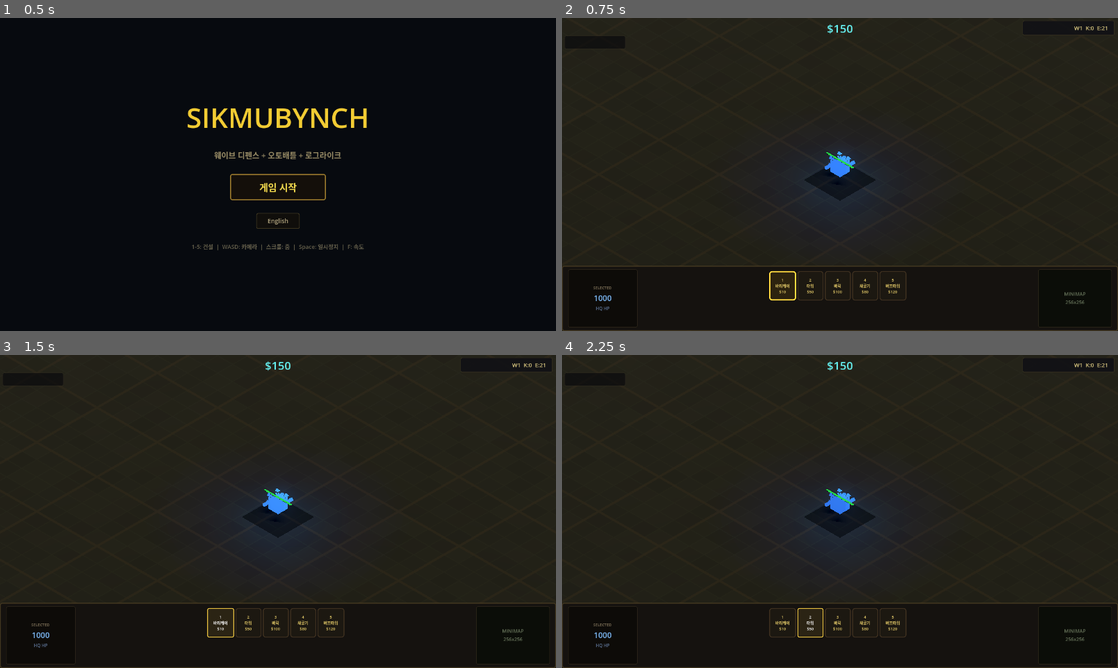
Above: before the commit, frames 1-4 (two rows, left to right).
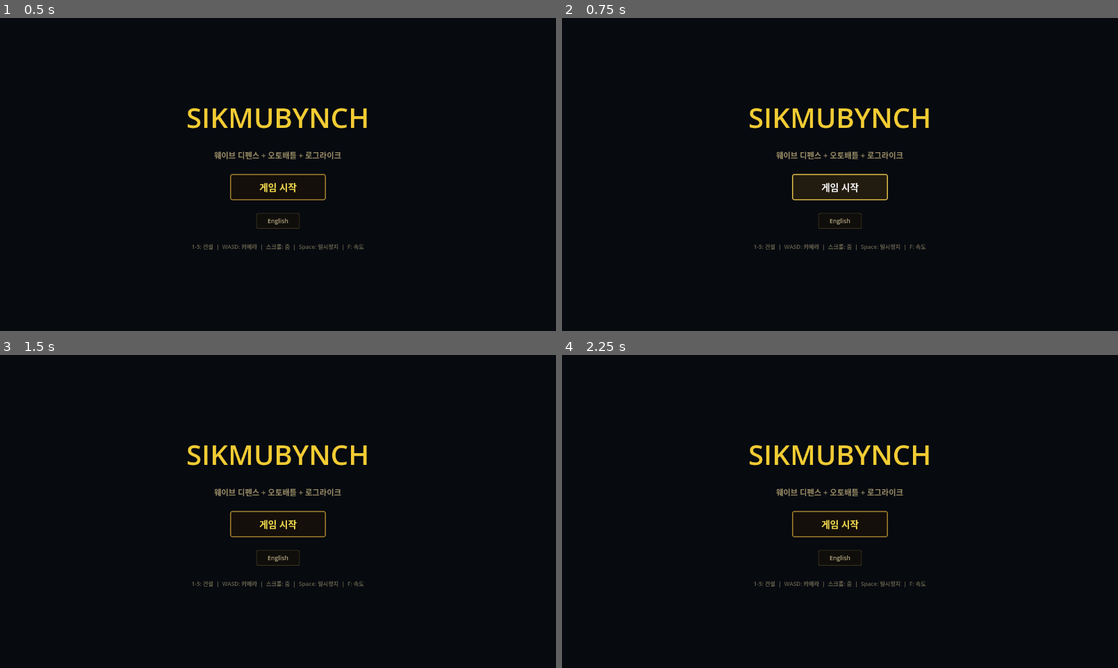
Above: after the commit, the same moments.

Repository: kingkingburger/sikmubynch
Game: Godot game, scene res://scenes/main/title.tscn
The game is run twice, just before and just after one commit, with the same random seed, the same clock (stepped at 60 frames per second) and the same inputs. Sound files missing from this copy of the repository are replaced by a short silence.
Inputs (mouse positions are in pixels of both pictures, inside the frame that each line leads up to):
- Up to frame 1 (0.5 s): no input
- Up to frame 2 (0.75 s): click "게임 시작" at 0.5 s
- Up to frame 3 (1.5 s): click (222, 624) at 1.25 s, where only the run before the commit has a clickable "1 바리케이 $10"
- Up to frame 4 (2.25 s): click (812, 624) at 2 s, where only the run before the commit has a clickable "2 타워 $50"

Frame 1 is identical in both runs. In frame 2, 79% of the frame differs, in the area x 0-100%, y 0-100%; in frame 3, 79%; in frame 4, 79%.
Error after the commit: Parse Error: Cannot infer the type of "path" variable because the value doesn't have a set type. (res://autoloads/audio_manager.gd:108)

Commit message:
사운드 시스템 + 파티클 이펙트 대폭 확충
- 프로시저럴 사운드 생성기 추가 (tools/create_sounds.py): SFX 11종 + BGM 2종
- AudioManager 확장: .wav/.mp3 지원, play_bgm_by_name() 추가
- 전체 게임 이벤트에 SFX 호출 통합 (건설/파괴/타격/사망/폭발/웨이브/시너지/보상/UI/미네랄)
- EffectsManager 신규 autoload: 건설/파괴/폭발/크리티컬/시너지/웨이브경고/보상/치유/상태이상 파티클
- 기존 파티클 강화: mineral_orb 스파클 트레일, 폭발 이펙트 링+잔불+파편

Co-Authored-By: Claude Opus 4.6 (1M context) <noreply@anthropic.com>

Diff:
--- a/project/autoloads/audio_manager.gd
+++ b/project/autoloads/audio_manager.gd
@@ -102,9 +102,22 @@
 
 func play_sfx_by_name(sfx_name: String, volume_offset_db: float = 0.0) -> void:
 	if not _sfx_cache.has(sfx_name):
-		var path := "res://assets/audio/sfx/%s.ogg" % sfx_name
+		var base := "res://assets/audio/sfx/%s" % sfx_name
+		var stream: AudioStream = null
+		for ext in [".ogg", ".wav", ".mp3"]:
+			var path := base + ext
+			if ResourceLoader.exists(path):
+				stream = load(path)
+				break
+		if stream == null:
+			return
+		_sfx_cache[sfx_name] = stream
+	play_sfx(_sfx_cache[sfx_name], volume_offset_db)
+
+func play_bgm_by_name(bgm_name: String) -> void:
+	var base := "res://assets/audio/bgm/%s" % bgm_name
+	for ext in [".ogg", ".wav", ".mp3"]:
+		var path := base + ext
 		if ResourceLoader.exists(path):
-			_sfx_cache[sfx_name] = load(path)
-		else:
+			play_bgm(load(path))
 			return
-	play_sfx(_sfx_cache[sfx_name], volume_offset_db)
--- /dev/null
+++ b/project/autoloads/effects_manager.gd
@@ -0,0 +1,487 @@
+extends Node
+
+## 파티클/비주얼 이펙트 팩토리. 재사용 가능한 이펙트 생성 함수 모음.
+
+var _tree_root: Node
+
+func _ready() -> void:
+	_tree_root = get_tree().root
+
+func _get_scene_root() -> Node:
+	var current := get_tree().current_scene
+	return current if current else _tree_root
+
+# ── Helpers ──────────────────────────────────────────────────────
+
+func _make_emissive_mat(color: Color, energy: float = 3.0) -> StandardMaterial3D:
+	var mat := StandardMaterial3D.new()
+	mat.albedo_color = color
+	mat.emission_enabled = true
+	mat.emission = color
+	mat.emission_energy_multiplier = energy
+	mat.shading_mode = BaseMaterial3D.SHADING_MODE_UNSHADED
+	return mat
+
+func _make_sphere_mesh(radius: float = 0.05) -> SphereMesh:
+	var m := SphereMesh.new()
+	m.radius = radius
+	m.height = radius * 2.0
+	m.radial_segments = 6
+	m.rings = 3
+	return m
+
+func _make_box_mesh(size: float = 0.08) -> BoxMesh:
+	var m := BoxMesh.new()
+	m.size = Vector3(size, size, size)
+	return m
+
+func _auto_free(node: Node, delay: float) -> void:
+	var tw := node.create_tween()
+	tw.tween_callback(node.queue_free).set_delay(delay)
+
+# ── Building Effects ─────────────────────────────────────────────
+
+func spawn_build_effect(pos: Vector3, color: Color = Color(0.7, 0.6, 0.3)) -> void:
+	var root := _get_scene_root()
+
+	# Dust puff
+	var dust := CPUParticles3D.new()
+	dust.emitting = true
+	dust.one_shot = true
+	dust.amount = 15
+	dust.lifetime = 0.5
+	dust.explosiveness = 0.85
+	dust.direction = Vector3.UP
+	dust.spread = 120.0
+	dust.initial_velocity_min = 1.5
+	dust.initial_velocity_max = 3.5
+	dust.gravity = Vector3(0, -4, 0)
+	dust.scale_amount_min = 0.6
+	dust.scale_amount_max = 1.2
+	dust.color = Color(0.5, 0.45, 0.3, 0.6)
+	dust.mesh = _make_sphere_mesh(0.06)
+	dust.position = pos + Vector3(0, 0.2, 0)
+	root.add_child(dust)
+
+	# Sparkle confirmation
+	var sparkle := CPUParticles3D.new()
+	sparkle.emitting = true
+	sparkle.one_shot = true
+	sparkle.amount = 8
+	sparkle.lifetime = 0.6
+	sparkle.explosiveness = 0.7
+	sparkle.direction = Vector3.UP
+	sparkle.spread = 40.0
+	sparkle.initial_velocity_min = 2.0
+	sparkle.initial_velocity_max = 5.0
+	sparkle.gravity = Vector3(0, -2, 0)
+	sparkle.scale_amount_min = 0.2
+	sparkle.scale_amount_max = 0.5
+	sparkle.color = color
+	sparkle.mesh = _make_sphere_mesh(0.03)
+	sparkle.material_override = _make_emissive_mat(color, 2.5)
+	sparkle.position = pos + Vector3(0, 0.3, 0)
+	root.add_child(sparkle)
+
+	_auto_free(dust, 1.2)
+	_auto_free(sparkle, 1.2)
+
+func spawn_destroy_effect(pos: Vector3, color: Color = Color(1.0, 0.4, 0.1)) -> void:
+	var root := _get_scene_root()
+
+	# Debris chunks
+	var debris := CPUParticles3D.new()
+	debris.emitting = true
+	debris.one_shot = true
+	debris.amount = 20
+	debris.lifetime = 0.7
+	debris.explosiveness = 0.9
+	debris.direction = Vector3.UP
+	debris.spread = 160.0
+	debris.initial_velocity_min = 3.0
+	debris.initial_velocity_max = 7.0
+	debris.gravity = Vector3(0, -12, 0)
+	debris.scale_amount_min = 0.4
+	debris.scale_amount_max = 1.0
+	debris.color = Color(0.4, 0.35, 0.25)
+	debris.mesh = _make_box_mesh(0.08)
+	debris.position = pos + Vector3(0, 0.5, 0)
+	root.add_child(debris)
+
+	# Fire burst
+	var fire := CPUParticles3D.new()
+	fire.emitting = true
+	fire.one_shot = true
+	fire.amount = 12
+	fire.lifetime = 0.5
+	fire.explosiveness = 0.8
+	fire.direction = Vector3.UP
+	fire.spread = 60.0
+	fire.initial_velocity_min = 1.0
+	fire.initial_velocity_max = 3.0
+	fire.gravity = Vector3(0, 2, 0)
+	fire.scale_amount_min = 0.5
+	fire.scale_amount_max = 1.5
+	fire.color = color
+	fire.mesh = _make_sphere_mesh(0.06)
+	fire.material_override = _make_emissive_mat(color, 4.0)
+	fire.position = pos + Vector3(0, 0.3, 0)
+	root.add_child(fire)
+
+	# Smoke
+	var smoke := CPUParticles3D.new()
+	smoke.emitting = true
+	smoke.one_shot = true
+	smoke.amount = 8
+	smoke.lifetime = 1.2
+	smoke.explosiveness = 0.5
+	smoke.direction = Vector3.UP
+	smoke.spread = 30.0
+	smoke.initial_velocity_min = 0.5
+	smoke.initial_velocity_max = 1.5
+	smoke.gravity = Vector3(0, 0.5, 0)
+	smoke.scale_amount_min = 1.0
+	smoke.scale_amount_max = 2.5
+	smoke.color = Color(0.2, 0.2, 0.2, 0.4)
+	smoke.mesh = _make_sphere_mesh(0.1)
+	smoke.position = pos + Vector3(0, 0.5, 0)
+	root.add_child(smoke)
+
+	_auto_free(debris, 1.5)
+	_auto_free(fire, 1.5)
+	_auto_free(smoke, 2.5)
+
+# ── Combat Effects ───────────────────────────────────────────────
+
+func spawn_explosion_effect(pos: Vector3, radius: float = 3.0) -> void:
+	var root := _get_scene_root()
+
+	# Core flash (expanding ring)
+	var ring := MeshInstance3D.new()
+	var torus := TorusMesh.new()
+	torus.inner_radius = 0.3
+	torus.outer_radius = 0.6
+	torus.rings = 12
+	torus.ring_segments = 12
+	ring.mesh = torus
+	ring.material_override = _make_emissive_mat(Color(1.0, 0.6, 0.1), 6.0)
+	ring.position = pos + Vector3(0, 0.3, 0)
+	ring.rotation.x = PI / 2.0
+	root.add_child(ring)
+
+	var ring_tw := ring.create_tween()
+	ring_tw.set_parallel(true)
+	var target_scale := radius * 0.5
+	ring_tw.tween_property(ring, "scale", Vector3(target_scale, target_scale, target_scale), 0.3).set_ease(Tween.EASE_OUT)
+	ring_tw.tween_property(ring.material_override, "albedo_color", Color(1.0, 0.3, 0.0, 0.0), 0.3)
+	ring_tw.chain().tween_callback(ring.queue_free)
+
+	# Fire particles
+	var fire := CPUParticles3D.new()
+	fire.emitting = true
+	fire.one_shot = true
+	fire.amount = 35
+	fire.lifetime = 0.6
+	fire.explosiveness = 0.95
+	fire.direction = Vector3.UP
+	fire.spread = 180.0
+	fire.initial_velocity_min = 4.0
+	fire.initial_velocity_max = 10.0
+	fire.gravity = Vector3(0, -6, 0)
+	fire.scale_amount_min = 0.6
+	fire.scale_amount_max = 1.8
+	fire.color = Color(1.0, 0.5, 0.1)
+	fire.mesh = _make_sphere_mesh(0.07)
+	fire.material_override = _make_emissive_mat(Color(1.0, 0.5, 0.1), 5.0)
+	fire.position = pos + Vector3(0, 0.3, 0)
+	root.add_child(fire)
+
+	# Ember sparks
+	var embers := CPUParticles3D.new()
+	embers.emitting = true
+	embers.one_shot = true
+	embers.amount = 20
+	embers.lifetime = 1.0
+	embers.explosiveness = 0.8
+	embers.direction = Vector3.UP
+	embers.spread = 180.0
+	embers.initial_velocity_min = 2.0
+	embers.initial_velocity_max = 6.0
+	embers.gravity = Vector3(0, -3, 0)
+	embers.scale_amount_min = 0.1
+	embers.scale_amount_max = 0.3
+	embers.color = Color(1.0, 0.8, 0.2)
+	embers.mesh = _make_sphere_mesh(0.02)
+	embers.material_override = _make_emissive_mat(Color(1.0, 0.8, 0.2), 4.0)
+	embers.position = pos + Vector3(0, 0.5, 0)
+	root.add_child(embers)
+
+	_auto_free(fire, 1.5)
+	_auto_free(embers, 2.0)
+
+func spawn_crit_effect(pos: Vector3) -> void:
+	var root := _get_scene_root()
+
+	# Quick radial burst
+	var burst := CPUParticles3D.new()
+	burst.emitting = true
+	burst.one_shot = true
+	burst.amount = 16
+	burst.lifetime = 0.3
+	burst.explosiveness = 1.0
+	burst.direction = Vector3.UP
+	burst.spread = 180.0
+	burst.initial_velocity_min = 3.0
+	burst.initial_velocity_max = 6.0
+	burst.gravity = Vector3.ZERO
+	burst.scale_amount_min = 0.2
+	burst.scale_amount_max = 0.5
+	burst.color = Color(1.0, 1.0, 0.3)
+	burst.mesh = _make_sphere_mesh(0.03)
+	burst.material_override = _make_emissive_mat(Color(1.0, 1.0, 0.3), 5.0)
+	burst.position = pos + Vector3(0, 0.4, 0)
+	root.add_child(burst)
+
+	# Expanding ring
+	var ring := MeshInstance3D.new()
+	var torus := TorusMesh.new()
+	torus.inner_radius = 0.1
+	torus.outer_radius = 0.2
+	torus.rings = 8
+	torus.ring_segments = 8
+	ring.mesh = torus
+	ring.material_override = _make_emissive_mat(Color(1.0, 0.9, 0.3), 4.0)
+	ring.material_override.transparency = BaseMaterial3D.TRANSPARENCY_ALPHA
+	ring.position = pos + Vector3(0, 0.3, 0)
+	ring.rotation.x = PI / 2.0
+	root.add_child(ring)
+
+	var tw := ring.create_tween()
+	tw.set_parallel(true)
+	tw.tween_property(ring, "scale", Vector3(3.0, 3.0, 3.0), 0.25).set_ease(Tween.EASE_OUT)
+	tw.tween_property(ring.material_override, "albedo_color", Color(1.0, 0.9, 0.3, 0.0), 0.25)
+	tw.chain().tween_callback(ring.queue_free)
+
+	_auto_free(burst, 1.0)
+
+func spawn_hit_impact(pos: Vector3, color: Color = Color(1.0, 0.8, 0.2)) -> void:
+	var root := _get_scene_root()
+
+	var sparks := CPUParticles3D.new()
+	sparks.emitting = true
+	sparks.one_shot = true
+	sparks.amount = 10
+	sparks.lifetime = 0.2
+	sparks.explosiveness = 1.0
+	sparks.direction = Vector3.UP
+	sparks.spread = 70.0
+	sparks.initial_velocity_min = 2.5
+	sparks.initial_velocity_max = 5.0
+	sparks.gravity = Vector3(0, -15, 0)
+	sparks.scale_amount_min = 0.15
+	sparks.scale_amount_max = 0.4
+	sparks.color = color
+	sparks.mesh = _make_sphere_mesh(0.03)
+	sparks.material_override = _make_emissive_mat(color, 3.5)
+	sparks.position = pos
+	root.add_child(sparks)
+
+	_auto_free(sparks, 0.8)
+
+# ── Meta Effects ─────────────────────────────────────────────────
+
+func spawn_synergy_effect(pos: Vector3, color: Color) -> void:
+	var root := _get_scene_root()
+
+	# Ascending spiral particles
+	var spiral := CPUParticles3D.new()
+	spiral.emitting = true
+	spiral.one_shot = true
+	spiral.amount = 24
+	spiral.lifetime = 0.8
+	spiral.explosiveness = 0.6
+	spiral.direction = Vector3.UP
+	spiral.spread = 30.0
+	spiral.initial_velocity_min = 3.0
+	spiral.initial_velocity_max = 6.0
+	spiral.gravity = Vector3(0, 1, 0)
+	spiral.scale_amount_min = 0.3
+	spiral.scale_amount_max = 0.7
+	spiral.color = color
+	spiral.mesh = _make_sphere_mesh(0.04)
+	spiral.material_override = _make_emissive_mat(color, 4.0)
+	spiral.position = pos + Vector3(0, 0.2, 0)
+	root.add_child(spiral)
+
+	# Ground ring
+	var ring := MeshInstance3D.new()
+	var torus := TorusMesh.new()
+	torus.inner_radius = 0.2
+	torus.outer_radius = 0.4
+	torus.rings = 10
+	torus.ring_segments = 10
+	ring.mesh = torus
+	ring.material_override = _make_emissive_mat(color, 3.0)
+	ring.material_override.transparency = BaseMaterial3D.TRANSPARENCY_ALPHA
+	ring.position = pos + Vector3(0, 0.1, 0)
+	ring.rotation.x = PI / 2.0
+	root.add_child(ring)
+
+	var tw := ring.create_tween()
+	tw.set_parallel(true)
+	tw.tween_property(ring, "scale", Vector3(4.0, 4.0, 4.0), 0.5).set_ease(Tween.EASE_OUT)
+	tw.tween_property(ring.material_override, "albedo_color", Color(color.r, color.g, color.b, 0.0), 0.6)
+	tw.chain().tween_callback(ring.queue_free)
+
+	_auto_free(spiral, 1.5)
+
+func spawn_wave_warning(center: Vector3, map_size: float = 256.0) -> void:
+	var root := _get_scene_root()
+	var warn_color := Color(1.0, 0.2, 0.1)
+
+	# Particles at 4 edges
+	for i in 4:
+		var edge_pos: Vector3
+		match i:
+			0: edge_pos = Vector3(center.x, 0.5, 0)
+			1: edge_pos = Vector3(map_size, 0.5, center.z)
+			2: edge_pos = Vector3(center.x, 0.5, map_size)
+			3: edge_pos = Vector3(0, 0.5, center.z)
+
+		var warn := CPUParticles3D.new()
+		warn.emitting = true
+		warn.one_shot = true
+		warn.amount = 20
+		warn.lifetime = 1.5
+		warn.explosiveness = 0.3
+		warn.direction = Vector3.UP
+		warn.spread = 20.0
+		warn.initial_velocity_min = 1.0
+		warn.initial_velocity_max = 3.0
+		warn.gravity = Vector3(0, -1, 0)
+		warn.scale_amount_min = 0.3
+		warn.scale_amount_max = 0.8
+		warn.color = warn_color
+		warn.mesh = _make_sphere_mesh(0.05)
+		warn.material_override = _make_emissive_mat(warn_color, 3.0)
+		warn.position = edge_pos
+		root.add_child(warn)
+		_auto_free(warn, 3.0)
+
+func spawn_reward_sparkle(pos: Vector3) -> void:
+	var root := _get_scene_root()
+	var gold := Color(1.0, 0.85, 0.2)
+
+	var sparkle := CPUParticles3D.new()
+	sparkle.emitting = true
+	sparkle.one_shot = true
+	sparkle.amount = 20
+	sparkle.lifetime = 0.7
+	sparkle.explosiveness = 0.7
+	sparkle.direction = Vector3.UP
+	sparkle.spread = 60.0
+	sparkle.initial_velocity_min = 2.0
+	sparkle.initial_velocity_max = 5.0
+	sparkle.gravity = Vector3(0, -3, 0)
+	sparkle.scale_amount_min = 0.1
+	sparkle.scale_amount_max = 0.4
+	sparkle.color = gold
+	sparkle.mesh = _make_sphere_mesh(0.025)
+	sparkle.material_override = _make_emissive_mat(gold, 4.0)
+	sparkle.position = pos
+	root.add_child(sparkle)
+
+	_auto_free(sparkle, 1.5)
+
+func spawn_heal_effect(pos: Vector3) -> void:
+	var root := _get_scene_root()
+	var heal_color := Color(0.2, 1.0, 0.4)
+
+	var particles := CPUParticles3D.new()
+	particles.emitting = true
+	particles.one_shot = true
+	particles.amount = 10
+	particles.lifetime = 0.8
+	particles.explosiveness = 0.5
+	particles.direction = Vector3.UP
+	particles.spread = 15.0
+	particles.initial_velocity_min = 1.0
+	particles.initial_velocity_max = 2.5
+	particles.gravity = Vector3(0, 0.5, 0)
+	particles.scale_amount_min = 0.2
+	particles.scale_amount_max = 0.5
+	particles.color = heal_color
+	particles.mesh = _make_sphere_mesh(0.03)
+	particles.material_override = _make_emissive_mat(heal_color, 3.0)
+	particles.position = pos + Vector3(0, 0.3, 0)
+	root.add_child(particles)
+
+	_auto_free(particles, 1.5)
+
+# ── Status Effect Visuals ────────────────────────────────────────
+
+func spawn_burn_tick(pos: Vector3) -> void:
+	var root := _get_scene_root()
+	var p := CPUParticles3D.new()
+	p.emitting = true
+	p.one_shot = true
+	p.amount = 4
+	p.lifetime = 0.3
+	p.explosiveness = 0.8
+	p.direction = Vector3.UP
+	p.spread = 20.0
+	p.initial_velocity_min = 1.0
+	p.initial_velocity_max = 2.0
+	p.gravity = Vector3(0, 1, 0)
+	p.scale_amount_min = 0.15
+	p.scale_amount_max = 0.35
+	p.color = Color(1.0, 0.4, 0.1)
+	p.mesh = _make_sphere_mesh(0.025)
+	p.material_override = _make_emissive_mat(Color(1.0, 0.4, 0.1), 3.0)
+	p.position = pos + Vector3(0, 0.4, 0)
+	root.add_child(p)
+	_auto_free(p, 0.8)
+
+func spawn_poison_tick(pos: Vector3) -> void:
+	var root := _get_scene_root()
+	var p := CPUParticles3D.new()
+	p.emitting = true
+	p.one_shot = true
+	p.amount = 3
+	p.lifetime = 0.4
+	p.explosiveness = 0.7
+	p.direction = Vector3.UP
+	p.spread = 25.0
+	p.initial_velocity_min = 0.5
+	p.initial_velocity_max = 1.5
+	p.gravity = Vector3(0, 0.3, 0)
+	p.scale_amount_min = 0.2
+	p.scale_amount_max = 0.4
+	p.color = Color(0.3, 0.9, 0.1)
+	p.mesh = _make_sphere_mesh(0.025)
+	p.material_override = _make_emissive_mat(Color(0.3, 0.9, 0.1), 2.5)
+	p.position = pos + Vector3(0, 0.5, 0)
+	root.add_child(p)
+	_auto_free(p, 0.8)
+
+func spawn_freeze_effect(pos: Vector3) -> void:
+	var root := _get_scene_root()
+	var p := CPUParticles3D.new()
+	p.emitting = true
+	p.one_shot = true
+	p.amount = 8
+	p.lifetime = 0.5
+	p.explosiveness = 0.9
+	p.direction = Vector3.UP
+	p.spread = 40.0
+	p.initial_velocity_min = 1.0
+	p.initial_velocity_max = 2.5
+	p.gravity = Vector3(0, -2, 0)
+	p.scale_amount_min = 0.2
+	p.scale_amount_max = 0.5
+	p.color = Color(0.4, 0.8, 1.0)
+	p.mesh = _make_box_mesh(0.04)
+	p.material_override = _make_emissive_mat(Color(0.4, 0.8, 1.0), 3.0)
+	p.position = pos + Vector3(0, 0.3, 0)
+	root.add_child(p)
+	_auto_free(p, 1.0)
--- a/project/autoloads/game_feel.gd
+++ b/project/autoloads/game_feel.gd
@@ -69,9 +69,13 @@
 func flash_white() -> void:
 	pass  # Disabled: full-screen flash causes eye strain
 
-func roll_critical(base_damage: float) -> float:
+var _last_crit_pos: Vector3 = Vector3.ZERO
+
+func roll_critical(base_damage: float, pos: Vector3 = Vector3.ZERO) -> float:
 	if randf() < CRIT_CHANCE:
 		shake(0.15)
+		if pos != Vector3.ZERO:
+			EffectsManager.spawn_crit_effect(pos)
 		return base_damage * CRIT_MULT
 	return base_damage
 
--- a/project/autoloads/synergy_manager.gd
+++ b/project/autoloads/synergy_manager.gd
@@ -22,8 +22,14 @@
 func add_trait(trait_type: int) -> void:
 	if not _trait_counts.has(trait_type):
 		_trait_counts[trait_type] = 0
+	var old_tier := get_synergy_tier(trait_type)
 	_trait_counts[trait_type] += 1
 	_recalculate()
+	var new_tier := get_synergy_tier(trait_type)
+	if new_tier > old_tier:
+		AudioManager.play_sfx_by_name("synergy")
+		var color: Color = TraitData.get_trait_color(trait_type)
+		EffectsManager.spawn_synergy_effect(Vector3(128.5, 0.5, 128.5), color)
 
 func remove_trait(trait_type: int) -> void:
 	if _trait_counts.has(trait_type):
--- a/project/project.godot
+++ b/project/project.godot
@@ -26,6 +26,7 @@
 ObjectPool="*res://autoloads/object_pool.gd"
 AudioManager="*res://autoloads/audio_manager.gd"
 SpatialGrid="*res://autoloads/spatial_grid.gd"
+EffectsManager="*res://autoloads/effects_manager.gd"
 
 [display]
 
--- a/project/scenes/buildings/tower.gd
+++ b/project/scenes/buildings/tower.gd
@@ -94,7 +94,7 @@
 	var projectile := projectile_scene.instantiate()
 	projectile.position = Vector3(global_position.x, 1.35, global_position.z)
 	projectile.target = target
-	projectile.damage = GameFeel.roll_critical(_get_buffed_dps())
+	projectile.damage = GameFeel.roll_critical(_get_buffed_dps(), global_position)
 	# Pass synergy effects to projectile
 	if data and data.trait_type >= 0:
 		projectile.set("trait_effects", SynergyManager.get_special_effects(data.trait_type))
--- a/project/scenes/effects/mineral_orb.gd
+++ b/project/scenes/effects/mineral_orb.gd
@@ -11,6 +11,34 @@
 func _ready() -> void:
 	_start_pos = global_position
 	_build_mesh()
+	_build_trail()
+
+func _build_trail() -> void:
+	var trail := CPUParticles3D.new()
+	trail.emitting = true
+	trail.amount = 6
+	trail.lifetime = 0.3
+	trail.explosiveness = 0.0
+	trail.direction = Vector3.ZERO
+	trail.spread = 180.0
+	trail.initial_velocity_min = 0.0
+	trail.initial_velocity_max = 0.2
+	trail.gravity = Vector3.ZERO
+	trail.scale_amount_min = 0.1
+	trail.scale_amount_max = 0.25
+	trail.color = Color(0.3, 0.9, 1.0, 0.7)
+	var tmesh := SphereMesh.new()
+	tmesh.radius = 0.02
+	tmesh.height = 0.04
+	trail.mesh = tmesh
+	var mat := StandardMaterial3D.new()
+	mat.albedo_color = Color(0.2, 0.8, 1.0)
+	mat.emission_enabled = true
+	mat.emission = Color(0.2, 0.8, 1.0)
+	mat.emission_energy_multiplier = 3.0
+	mat.shading_mode = BaseMaterial3D.SHADING_MODE_UNSHADED
+	trail.material_override = mat
+	add_child(trail)
 
 func _build_mesh() -> void:
 	_mesh = MeshInstance3D.new()
@@ -54,5 +82,6 @@
 
 	if t >= 1.0:
 		_collected = true
+		AudioManager.play_sfx_by_name("mineral", -10.0)
 		GameManager.add_minerals(amount)
 		queue_free()
--- a/project/scenes/enemies/enemy.gd
+++ b/project/scenes/enemies/enemy.gd
@@ -525,19 +525,28 @@
 		fill_mat.albedo_color = Color(0.15, 0.85, 0.2) if hp_ratio > 0.5 else Color(0.9, 0.3, 0.1)
 
 func apply_burn(dps: float, duration: float = 3.0) -> void:
+	var is_new := _burn_timer <= 0.0
 	_burn_dps = maxf(_burn_dps, dps)
 	_burn_timer = maxf(_burn_timer, duration)
+	if is_new:
+		EffectsManager.spawn_burn_tick(global_position)
 
 func apply_slow(mult: float, duration: float = 2.0) -> void:
 	_slow_mult = minf(_slow_mult, 1.0 - mult)
 	_slow_timer = maxf(_slow_timer, duration)
 
 func apply_poison(dps: float, duration: float = 4.0) -> void:
+	var is_new := _poison_timer <= 0.0
 	_poison_dps = maxf(_poison_dps, dps)
 	_poison_timer = maxf(_poison_timer, duration)
+	if is_new:
+		EffectsManager.spawn_poison_tick(global_position)
 
 func apply_stun(duration: float = 0.5) -> void:
+	var is_new := _stun_timer <= 0.0
 	_stun_timer = maxf(_stun_timer, duration)
+	if is_new:
+		EffectsManager.spawn_freeze_effect(global_position)
 
 func take_damage(amount: float) -> void:
 	if _dead:
@@ -557,6 +566,10 @@
 		return
 	_dead = true
 	SpatialGrid.unregister(self, "enemies")
+	# Exploder/Destroyer: explosion SFX + visual, others handled by game.gd
+	if data and data.enemy_type in [EnemyData.EnemyType.EXPLODER, EnemyData.EnemyType.DESTROYER]:
+		AudioManager.play_sfx_by_name("explosion", -3.0)
+		EffectsManager.spawn_explosion_effect(global_position, data.explode_radius)
 
 	if _poison_dps > 0.0 and _poison_timer > 0.0:
 		var nearby := SpatialGrid.find_in_range(global_position, "enemies", 3.0)
--- a/project/scenes/main/game.gd
+++ b/project/scenes/main/game.gd
@@ -119,9 +119,7 @@
 	GameFeel.setup(_camera, _canvas)
 	_recalculate_flow_field()
 	# Battle BGM
-	var battle_bgm = load("res://assets/audio/bgm/battle.ogg") if ResourceLoader.exists("res://assets/audio/bgm/battle.ogg") else null
-	if battle_bgm:
-		AudioManager.play_bgm(battle_bgm)
+	AudioManager.play_bgm_by_name("battle")
 	_spawn_wave()
 
 func _init_building_data() -> void:
@@ -1010,6 +1008,7 @@
 
 func _on_wave_cleared() -> void:
 	AudioManager.play_sfx_by_name("wave_start")
+	EffectsManager.spawn_reward_sparkle(Vector3(128.5, 1.0, 128.5))
 	var bonus := 25 + GameManager.wave_number * 10
 	var reward_mult := EventManager.get_challenge_reward_mult()
 	GameManager.add_minerals(int(bonus * reward_mult))
@@ -1170,6 +1169,7 @@
 	FlowField.set_obstacle(grid_pos, true)
 	_flow_dirty = true
 	AudioManager.play_sfx_by_name("build")
+	EffectsManager.spawn_build_effect(building.position + Vector3(0, 0.2, 0), bd.color)
 	if bd.trait_type >= 0:
 		SynergyManager.add_trait(bd.trait_type)
 
@@ -1281,6 +1281,9 @@
 	_units_alive -= 1
 
 func _on_building_destroyed(grid_pos: Vector2i) -> void:
+	AudioManager.play_sfx_by_name("destroy")
+	var destroy_pos := Vector3(float(grid_pos.x) + 0.5, 0.0, float(grid_pos.y) + 0.5)
+	EffectsManager.spawn_destroy_effect(destroy_pos)
 	_buildings_count -= 1
 	if building_grid.has(grid_pos):
 		var b = building_grid[grid_pos]
@@ -1326,6 +1329,7 @@
 	FlowField.recalculate(targets)
 
 func _on_slot_pressed(slot_index: int) -> void:
+	AudioManager.play_sfx_by_name("ui_click", -3.0)
 	_selected_slot = slot_index
 	_update_slot_highlight()
 
@@ -1345,6 +1349,7 @@
 
 func _on_game_over() -> void:
 	AudioManager.stop_bgm()
+	AudioManager.play_sfx_by_name("destroy", 3.0)
 	_game_over_panel.visible = true
 	_ghost_mesh.visible = false
 	var secs := int(GameManager.game_time)
@@ -1378,6 +1383,8 @@
 func _on_card_selected(index: int) -> void:
 	if index >= _pending_cards.size():
 		return
+	AudioManager.play_sfx_by_name("reward")
+	EffectsManager.spawn_reward_sparkle(Vector3(128.5, 1.0, 128.5))
 	var card: RewardCard = _pending_cards[index]
 	_apply_card(card)
 	_card_panel.visible = false
@@ -1466,6 +1473,7 @@
 func _on_choice_selected(index: int) -> void:
 	if index >= _pending_choices.size():
 		return
+	AudioManager.play_sfx_by_name("ui_click")
 	var choice_id: String = _pending_choices[index]["id"]
 	var result := EventManager.resolve_choice(choice_id)
 	_choice_panel.visible = false
--- a/project/scenes/main/title.gd
+++ b/project/scenes/main/title.gd
@@ -3,9 +3,7 @@
 func _ready() -> void:
 	_build_ui()
 	# Title BGM
-	var title_bgm = load("res://assets/audio/bgm/title.ogg") if ResourceLoader.exists("res://assets/audio/bgm/title.ogg") else null
-	if title_bgm:
-		AudioManager.play_bgm(title_bgm)
+	AudioManager.play_bgm_by_name("title")
 
 func _build_ui() -> void:
 	# Background
@@ -107,4 +105,5 @@
 	vbox.add_child(info)
 
 func _on_start() -> void:
+	AudioManager.play_sfx_by_name("ui_click")
 	get_tree().change_scene_to_file("res://scenes/main/game.tscn")
--- a/project/scenes/projectiles/projectile.gd
+++ b/project/scenes/projectiles/projectile.gd
@@ -93,6 +93,8 @@
 
 	# Impact particles
 	_spawn_impact()
+	AudioManager.play_sfx_by_name("hit", -8.0)
+	EffectsManager.spawn_hit_impact(global_position)
 
 	# Apply damage
 	if target.has_method("take_damage"):
--- a/project/scenes/units/unit.gd
+++ b/project/scenes/units/unit.gd
@@ -603,6 +603,9 @@
 	SpatialGrid.unregister(self, "units")
 	died.emit()
 	_spawn_death_particles()
+	if data and data.unit_type == UnitData.UnitType.BOMBER:
+		AudioManager.play_sfx_by_name("explosion", -3.0)
+		EffectsManager.spawn_explosion_effect(global_position, 2.5)
 	# Disable collision
 	collision_layer = 0
 	collision_mask = 0
Not shown, added: project/autoloads/effects_manager.gd.uid
Not shown, added: project/assets/audio/bgm/battle.wav
Not shown, added: project/assets/audio/bgm/title.wav
Not shown, added: project/assets/audio/sfx/build.wav
Not shown, added: project/assets/audio/sfx/death.wav
Not shown, added: project/assets/audio/sfx/destroy.wav
Not shown, added: project/assets/audio/sfx/explosion.wav
Not shown, added: project/assets/audio/sfx/hit.wav
Not shown, added: project/assets/audio/sfx/levelup.wav
Not shown, added: project/assets/audio/sfx/mineral.wav
Not shown, added: project/assets/audio/sfx/reward.wav
Not shown, added: project/assets/audio/sfx/synergy.wav
(and 2 more such lines)
